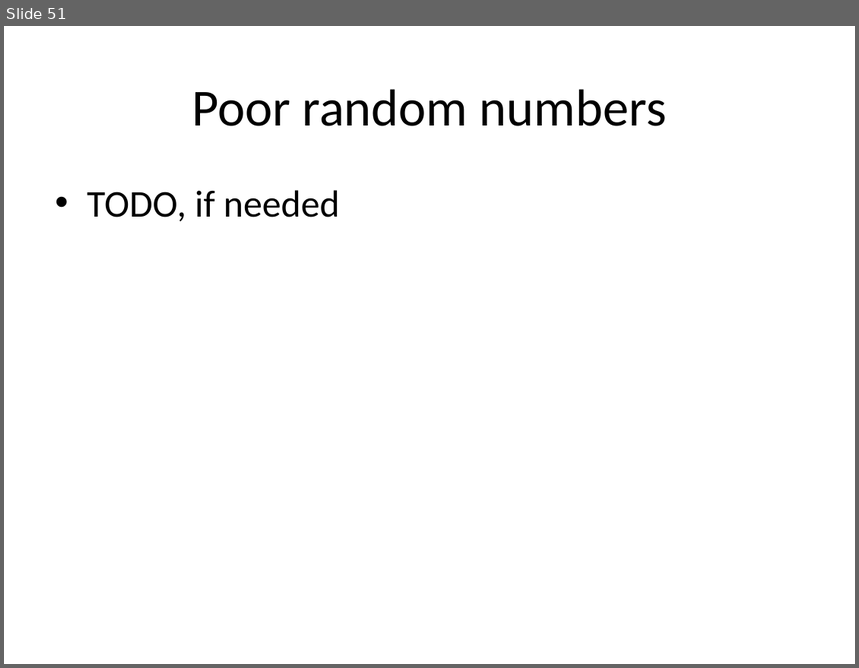
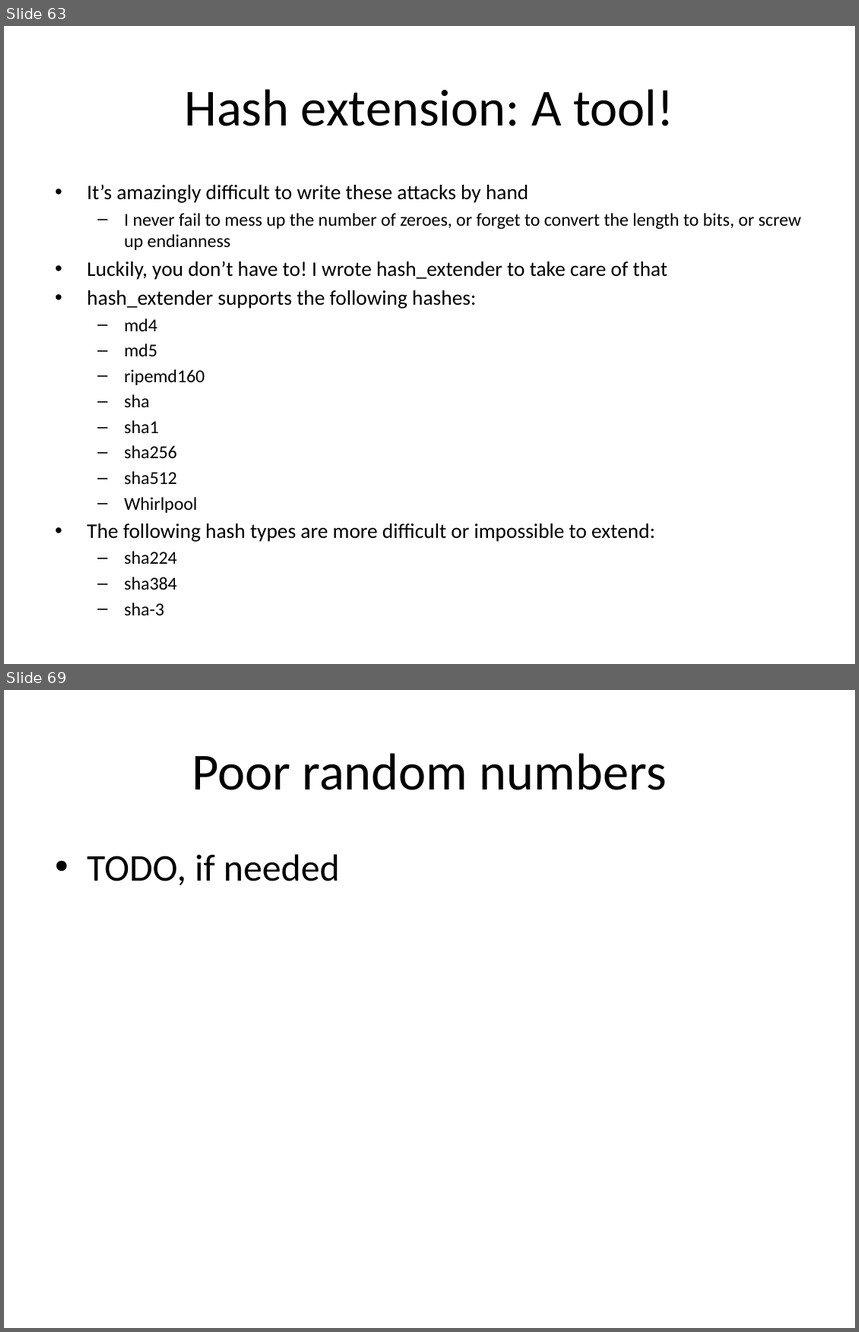
Before and after one commit to iagox86/2013-02-Shmoocon-talk, a slide deck: Shmoocon.pptx. Shown one above the other, each under a label of ours: slide 51 before the commit, slides 63 and 69 after it; the slides between them are not shown. The pictures are 859x668 and 859x1332 pixels, drawn with LibreOffice and Linux fonts; fonts in the diff are those of the drawing. Boxes give left, top, right and bottom in pixels: in the first picture for what was removed or moved away, otherwise in the second. Text is boxed around its words. In the diff, an @@ line names an element or a change of style, - is before the commit and + after.

Commit message:
Wrote another section of the talk

```diff
--- a/Shmoocon.pptx
+++ b/Shmoocon.pptx
@@ slide 63 added at (4,26,855,664), background #FFFFFF @@
@@ title added at (184,89,674,126), 44 pt, text #000000 @@
+Hash extension: A tool!
@@ text added at (87,185,801,590), 17.6 pt, text #000000 @@
+• It’s amazingly difficult to write these attacks by hand
+  – I never fail to mess up the number of zeroes, or forget to convert the length to bits, or screw up endianness
+• Luckily, you don’t have to! I wrote hash_extender to take care of that
+• hash_extender supports the following hashes:
+  – md4
+  – md5
+  – ripemd160
+  – sha
+  – sha1
+  – sha256
+  – sha512
+  – Whirlpool
+• The following hash types are more difficult or impossible to extend:
+  – sha224
+  – sha384
+  – sha-3
@@ what was slide 51 is now slide 69 @@
```
Also in this commit, not shown: 7 slides changed, 17 other slides added, 6 other files.
